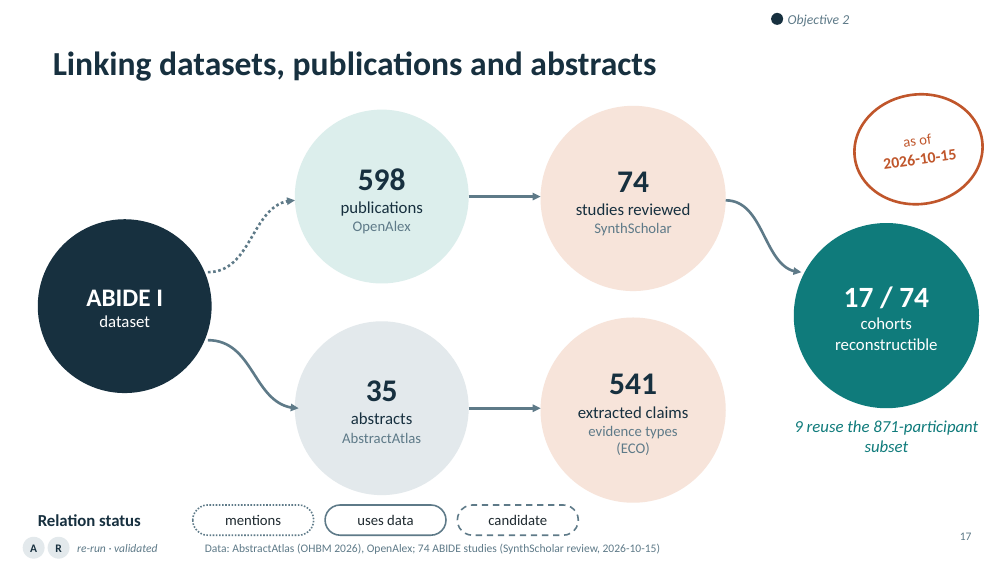
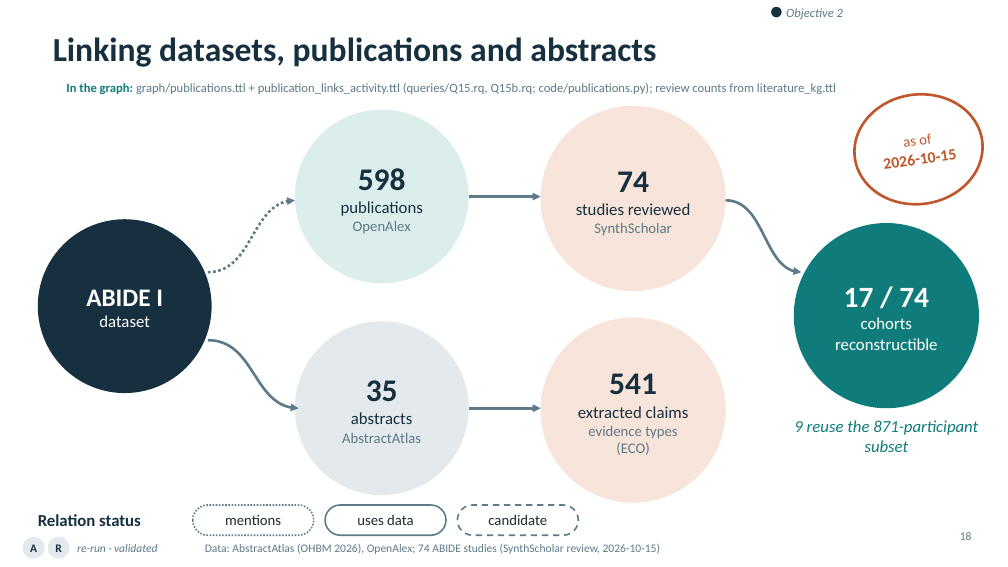
Before and after one commit to ReproNim/llm-workshop-kg, a slide deck: slide 18 of slides/Knowledge_Graphs_Skills_Neuroimaging_v4.pptx (slide 17 before the commit). Drawn at 1008x567 pixels with LibreOffice and Linux fonts; fonts in the diff are those of the drawing; background and template pictures are left out. Boxes give left, top, right and bottom in pixels: in the first picture for what was removed or moved away, otherwise in the second. Text is boxed around its words. In the diff, an @@ line names an element or a change of style, - is before the commit and + after.

```diff
--- a/slides/Knowledge_Graphs_Skills_Neuroimaging_v4.pptx
+++ b/slides/Knowledge_Graphs_Skills_Neuroimaging_v4.pptx
@@ title "Linking datasets, publications and abstracts": place and size @@
-title "Linking datasets, publications and abstracts" at bbox=[53, 51, 656, 81]
+title "Linking datasets, publications and abstracts" at bbox=[53, 37, 656, 67]
@@ ellipse: place and size @@
-ellipse at bbox=[771, 13, 783, 25]
+ellipse at bbox=[771, 7, 782, 17]
@@ text "Objective 2" at bbox=[786, 8, 843, 19]: size 13 to 12 pt @@
@@ text added at bbox=[66, 83, 836, 94], 12 pt, text #5E7A88 @@
+In the graph: graph/publications.ttl + publication_links_activity.ttl (queries/Q15.rq, Q15b.rq; code/publications.py); review counts from literature_kg.ttl
@@ page number at bbox=[960, 532, 972, 540]: text changed @@
-17
+18
```
Also in this commit, not shown: 20 other slides changed, 3 slides added, 2 slides removed, 2 other files.
